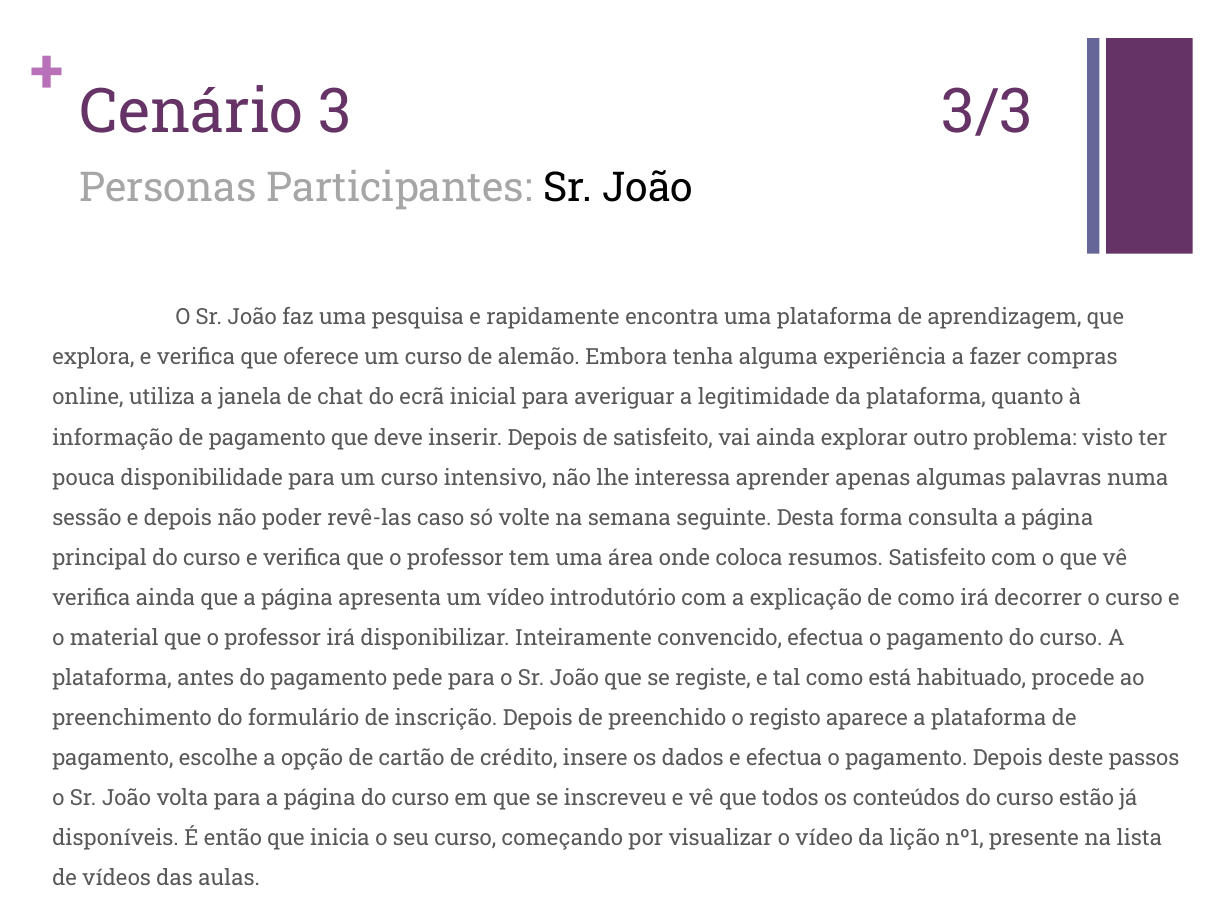
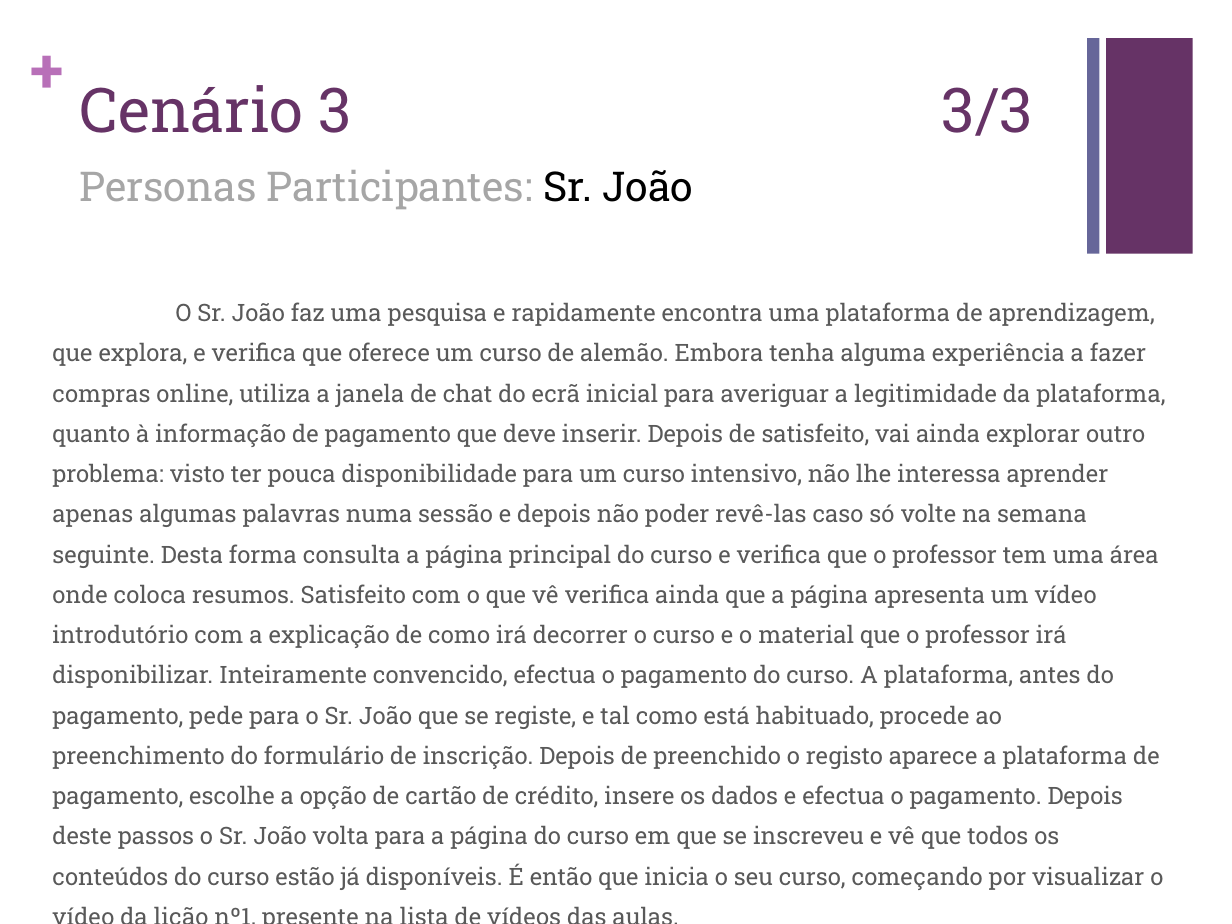
Before and after one commit to carboned4/C_C_U-2015-10, a slide deck: slide 10 of Aula 05/G10 - Apresentacao - Lab05.pptx. Drawn at 1232x924 pixels with LibreOffice and Linux fonts; fonts in the diff are those of the drawing. Boxes give left, top, right and bottom in pixels: in the first picture for what was removed or moved away, otherwise in the second. Text is boxed around its words. In the diff, an @@ line names an element or a change of style, - is before the commit and + after.

```diff
--- a/Aula 05/G10 - Apresentacao - Lab05.pptx
+++ b/Aula 05/G10 - Apresentacao - Lab05.pptx
@@ text at (52,302,1165,890): text changed; size 13 to 14 pt @@
-O Sr. João faz uma pesquisa e rapidamente encontra uma plataforma de aprendizagem, que explora, e verifica que oferece um curso de alemão. Embora tenha alguma experiência a fazer compras online, utiliza a janela de chat do ecrã inicial para averiguar a legitimidade da plataforma, quanto à informação de pagamento que deve inserir. Depois de satisfeito, vai ainda explorar outro problema: visto ter pouca disponibilidade para um curso intensivo, não lhe interessa aprender apenas algumas palavras numa sessão e depois não poder revê-las caso só volte na semana seguinte. Desta forma consulta a página principal do curso e verifica que o professor tem uma área onde coloca resumos. Satisfeito com o que vê verifica ainda que a página apresenta um vídeo introdutório com a explicação de como irá decorrer o curso e o material que o professor irá disponibilizar. Inteiramente convencido, efectua o pagamento do curso. A plataforma, antes do pagamento pede para o Sr. João que se registe, e tal como está habituado, procede ao preenchimento do formulário de inscrição. Depois de preenchido o registo aparece a plataforma de pagamento, escolhe a opção de cartão de crédito, insere os dados e efectua o pagamento. Depois deste passos o Sr. João volta para a página do curso em que se inscreveu e vê que todos os conteúdos do curso estão já disponíveis. É então que inicia o seu curso, começando por visualizar o vídeo da lição nº1, presente na lista de vídeos das aulas.
+O Sr. João faz uma pesquisa e rapidamente encontra uma plataforma de aprendizagem, que explora, e verifica que oferece um curso de alemão. Embora tenha alguma experiência a fazer compras online, utiliza a janela de chat do ecrã inicial para averiguar a legitimidade da plataforma, quanto à informação de pagamento que deve inserir. Depois de satisfeito, vai ainda explorar outro problema: visto ter pouca disponibilidade para um curso intensivo, não lhe interessa aprender apenas algumas palavras numa sessão e depois não poder revê-las caso só volte na semana seguinte. Desta forma consulta a página principal do curso e verifica que o professor tem uma área onde coloca resumos. Satisfeito com o que vê verifica ainda que a página apresenta um vídeo introdutório com a explicação de como irá decorrer o curso e o material que o professor irá disponibilizar. Inteiramente convencido, efectua o pagamento do curso. A plataforma, antes do pagamento, pede para o Sr. João que se registe, e tal como está habituado, procede ao preenchimento do formulário de inscrição. Depois de preenchido o registo aparece a plataforma de pagamento, escolhe a opção de cartão de crédito, insere os dados e efectua o pagamento. Depois deste passos o Sr. João volta para a página do curso em que se inscreveu e vê que todos os conteúdos do curso estão já disponíveis. É então que inicia o seu curso, começando por visualizar o vídeo da lição nº1, presente na lista de vídeos das aulas.
```
Also in this commit, not shown: 2 other slides changed.
